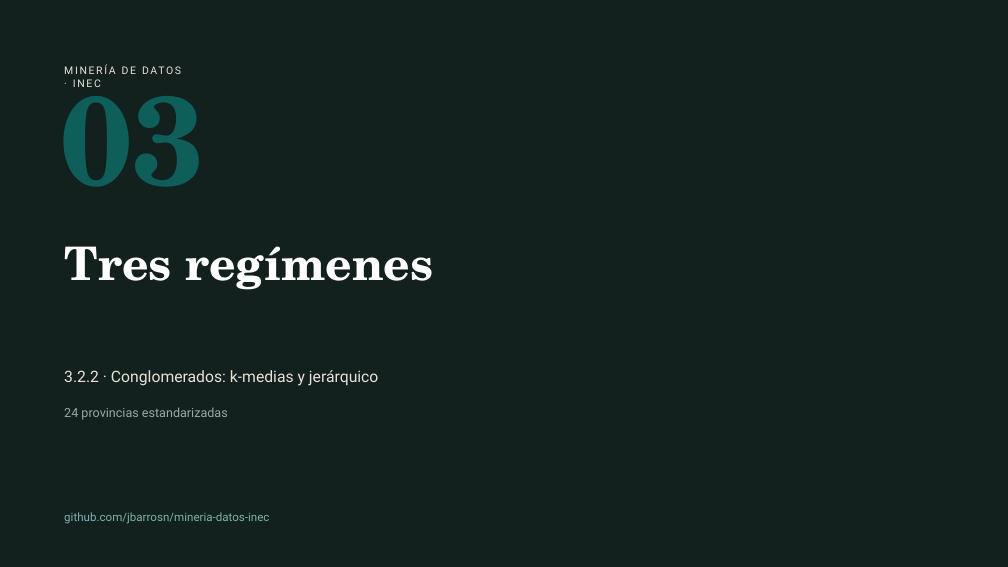
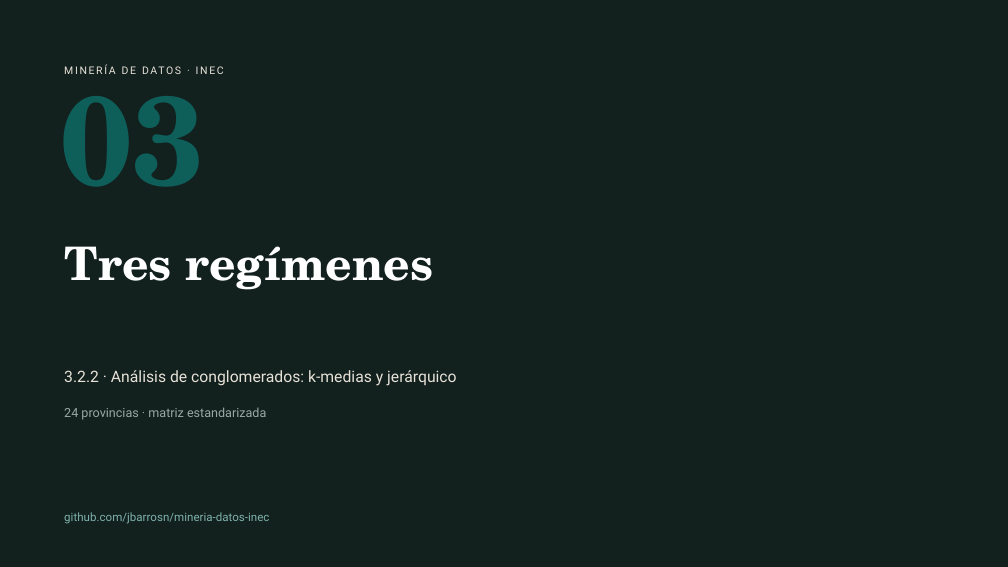
Before and after one commit to jbarrosn/mineria-datos-inec, a slide deck: slide 1 of docs/diapositivas/03_cluster.pptx. Drawn at 1008x567 pixels with LibreOffice and Linux fonts; fonts in the diff are those of the drawing. Boxes give left, top, right and bottom in pixels: in the first picture for what was removed or moved away, otherwise in the second. Text is boxed around its words. In the diff, an @@ line names an element or a change of style, - is before the commit and + after.

```diff
--- a/docs/diapositivas/03_cluster.pptx
+++ b/docs/diapositivas/03_cluster.pptx
@@ text "MINERÍA DE DATOS · INEC" rewrapped from [73, 79, 101, 87] to [64, 64, 518, 95] @@
@@ text at [64, 370, 457, 386]: text changed @@
-3.2.2 · Conglomerados: k-medias y jerárquico
+3.2.2 · Análisis de conglomerados: k-medias y jerárquico
@@ text at [64, 407, 266, 420]: text changed @@
-24 provincias estandarizadas
+24 provincias · matriz estandarizada
```
Also in this commit, not shown: 1 other slide changed, 3 slides added, 2 slides removed, 9 other files.
